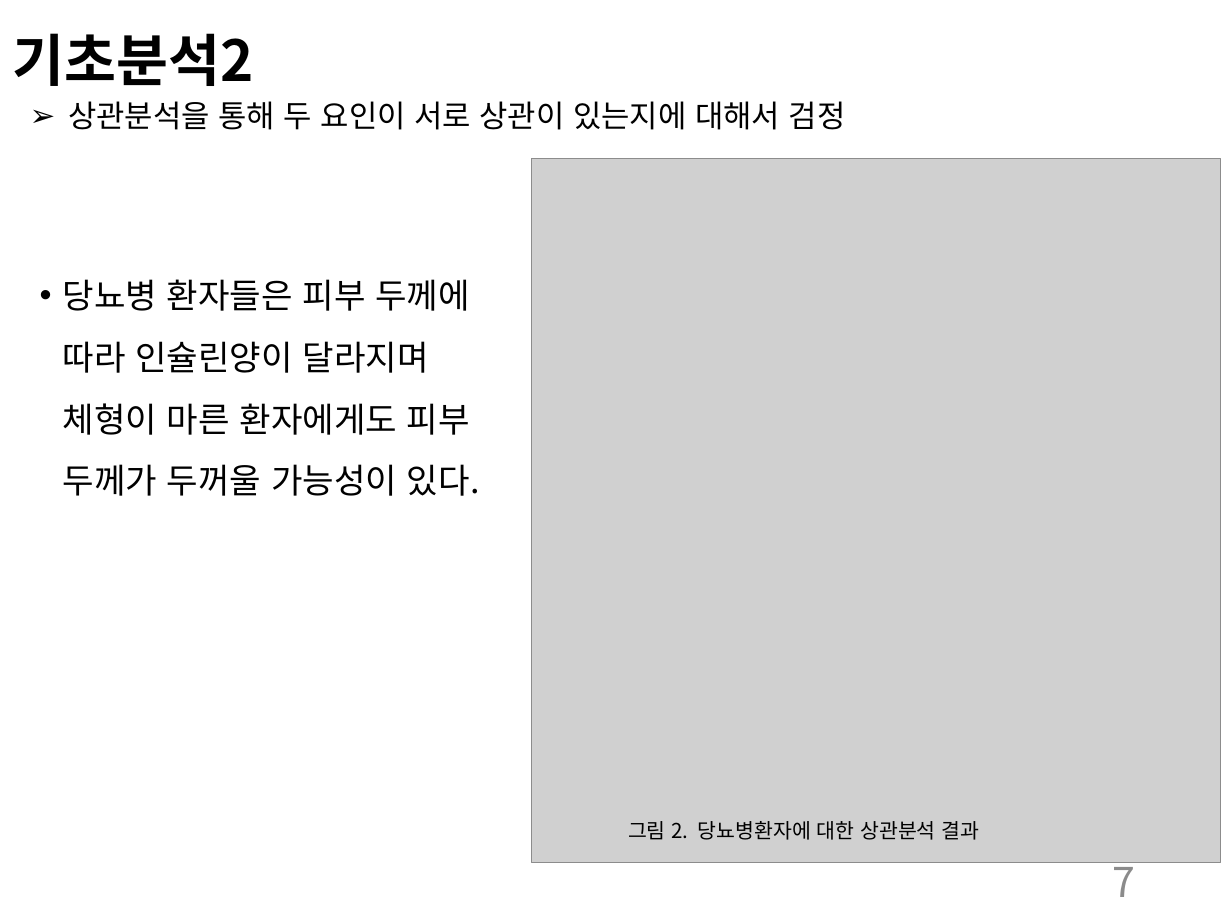
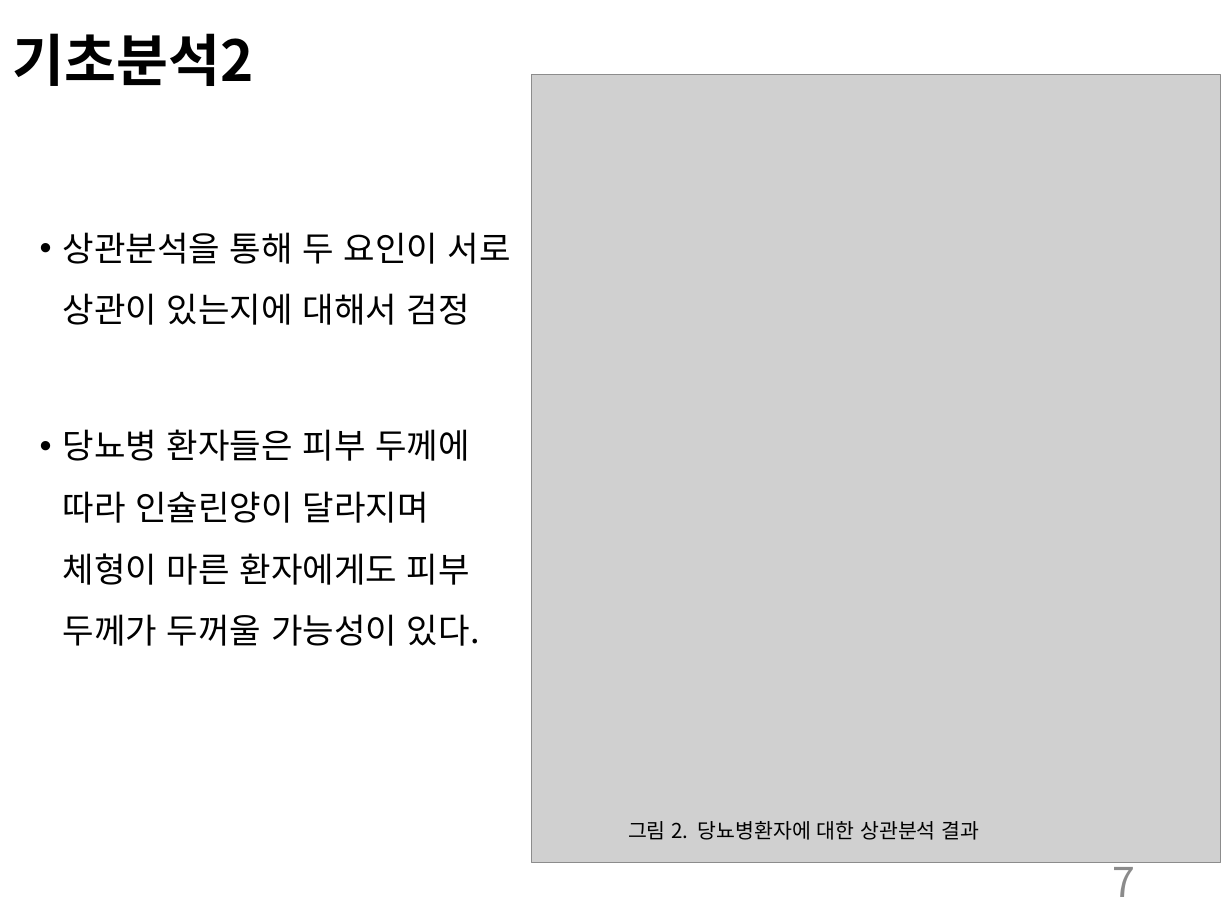
Before and after one commit to yeunkyung/projects, a slide deck: slide 7 of papers/Diabetes_Analysis_ppt_kor.pptx. Drawn at 1232x924 pixels with LibreOffice and Linux fonts; fonts in the diff are those of the drawing; grey boxes stand for pictures. Boxes give left, top, right and bottom in pixels: in the first picture for what was removed or moved away, otherwise in the second. Text is boxed around its words. In the diff, an @@ line names an element or a change of style, - is before the commit and + after.

```diff
--- a/papers/Diabetes_Analysis_ppt_kor.pptx
+++ b/papers/Diabetes_Analysis_ppt_kor.pptx
@@ picture: place and size @@
-picture at (531, 159, 1221, 862)
+picture at (531, 75, 1221, 862)
@@ text removed at (68, 101, 846, 130) @@
-➢ 상관분석을 통해 두 요인이 서로 상관이 있는지에 대해서 검정
@@ text at (63, 232, 511, 325): paragraph added @@
+  • 상관분석을 통해 두 요인이 서로 상관이 있는지에 대해서 검정
```
Also in this commit, not shown: 5 other slides changed, 1 other file.
